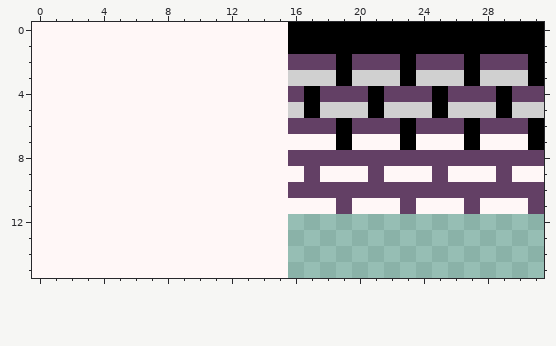
One commit to this pixel-art file: src/project/data/sprites/tiles/bricks.aseprite. Above: the version before the commit.
32x16 pixels, 1 frame.
The same view after the edit:
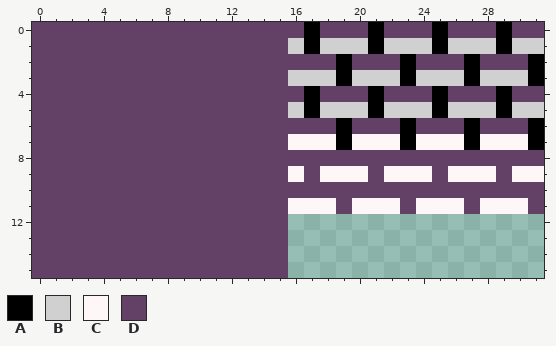
Palette (. is transparent): A #000000  B #d0d0d0  C #fff7f7  D #634065
Message: better brick tiles
Diff:
Changed rows in their new state; - is an unchanged pixel.
first column x 0:
 0 DDDDDDDDDDDDDDDDD-DDD-DDD-DDD-DD
 1 DDDDDDDDDDDDDDDDB-BBB-BBB-BBB-BB
 2 DDDDDDDDDDDDDDDD----------------
 3 DDDDDDDDDDDDDDDD----------------
 4 DDDDDDDDDDDDDDDD----------------
 5 DDDDDDDDDDDDDDDD----------------
 6 DDDDDDDDDDDDDDDD----------------
 7 DDDDDDDDDDDDDDDD----------------
 8 DDDDDDDDDDDDDDDD----------------
 9 DDDDDDDDDDDDDDDD----------------
10 DDDDDDDDDDDDDDDD----------------
11 DDDDDDDDDDDDDDDD----------------
12 DDDDDDDDDDDDDDDD----------------
13 DDDDDDDDDDDDDDDD----------------
14 DDDDDDDDDDDDDDDD----------------
15 DDDDDDDDDDDDDDDD----------------
Pixel boxes of the changes (left, top, right, bottom) in both pictures:
changed: (32, 22, 544, 278)
